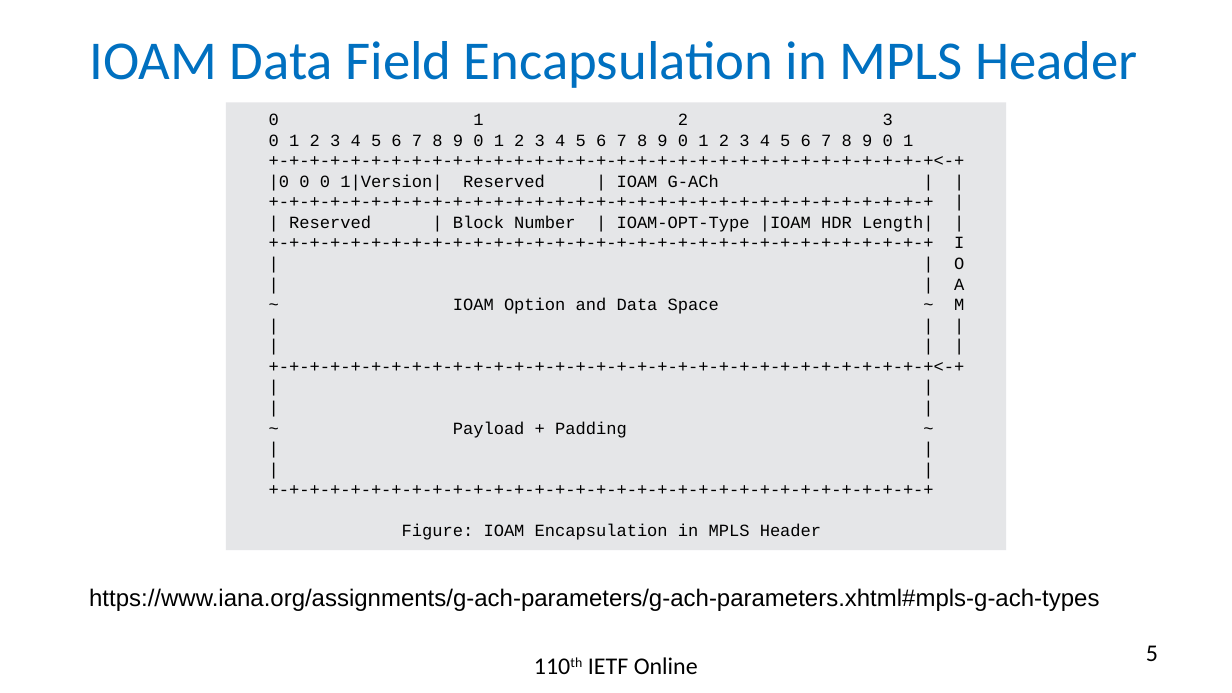
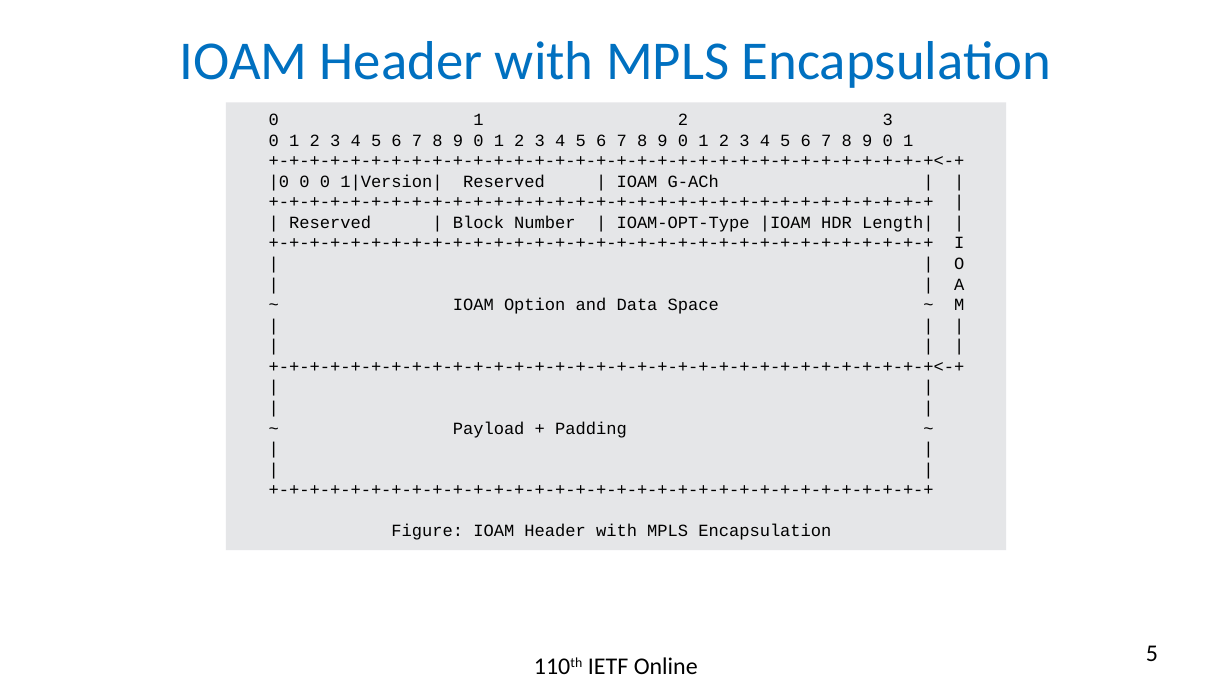
Before and after one commit to rakgandhi/ietf-slides, a slide deck: slide 5 of draft-gandhi-mpls-ioam-sr-05.pptx. Drawn at 1232x693 pixels with LibreOffice and Linux fonts; fonts in the diff are those of the drawing. Boxes give left, top, right and bottom in pixels: in the first picture for what was removed or moved away, otherwise in the second. Text is boxed around its words. In the diff, an @@ line names an element or a change of style, - is before the commit and + after.

```diff
--- a/draft-gandhi-mpls-ioam-sr-05.pptx
+++ b/draft-gandhi-mpls-ioam-sr-05.pptx
@@ title at (x1=180, y1=41, x2=1052, y2=88): text changed @@
-IOAM Data Field Encapsulation in MPLS Header
+IOAM Header with MPLS Encapsulation
@@ text in rectangle at (x1=391, y1=524, x2=831, y2=540): text changed @@
-Figure: IOAM Encapsulation in MPLS Header
+Figure: IOAM Header with MPLS Encapsulation
@@ text removed at (x1=89, y1=588, x2=1099, y2=611) @@
-https://www.iana.org/assignments/g-ach-parameters/g-ach-parameters.xhtml#mpls-g-ach-types
```
Also in this commit, not shown: 13 other slides changed, 1 other file.
